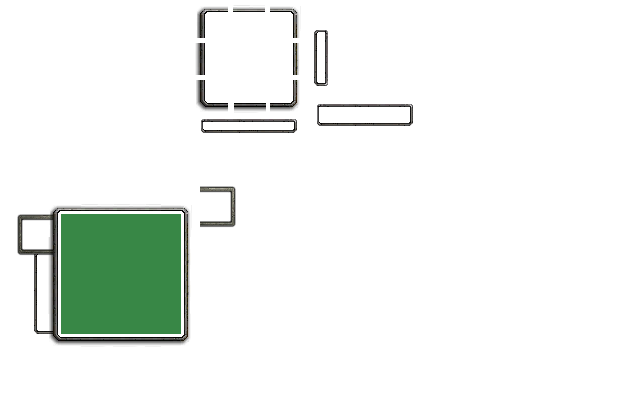
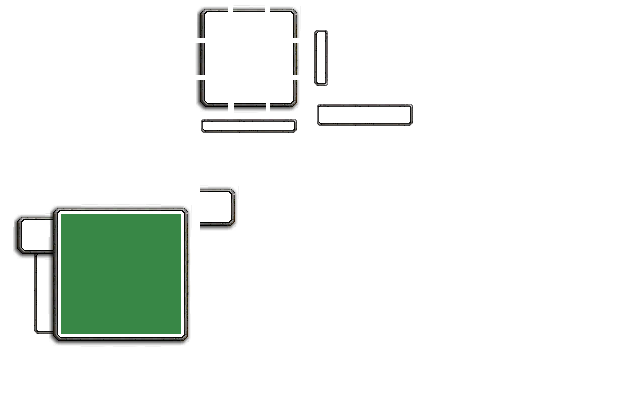
Layered file, before and after one edit (640x400). Changes by layer:
added layer "icon-right-2" above "icon-right" over (200, 185, 239, 232)
hid "icon-right" over (200, 186, 236, 228)
added layer "icon-left-2" above "icon-left" over (13, 213, 53, 260)
hid "icon-left" over (17, 214, 53, 256)
